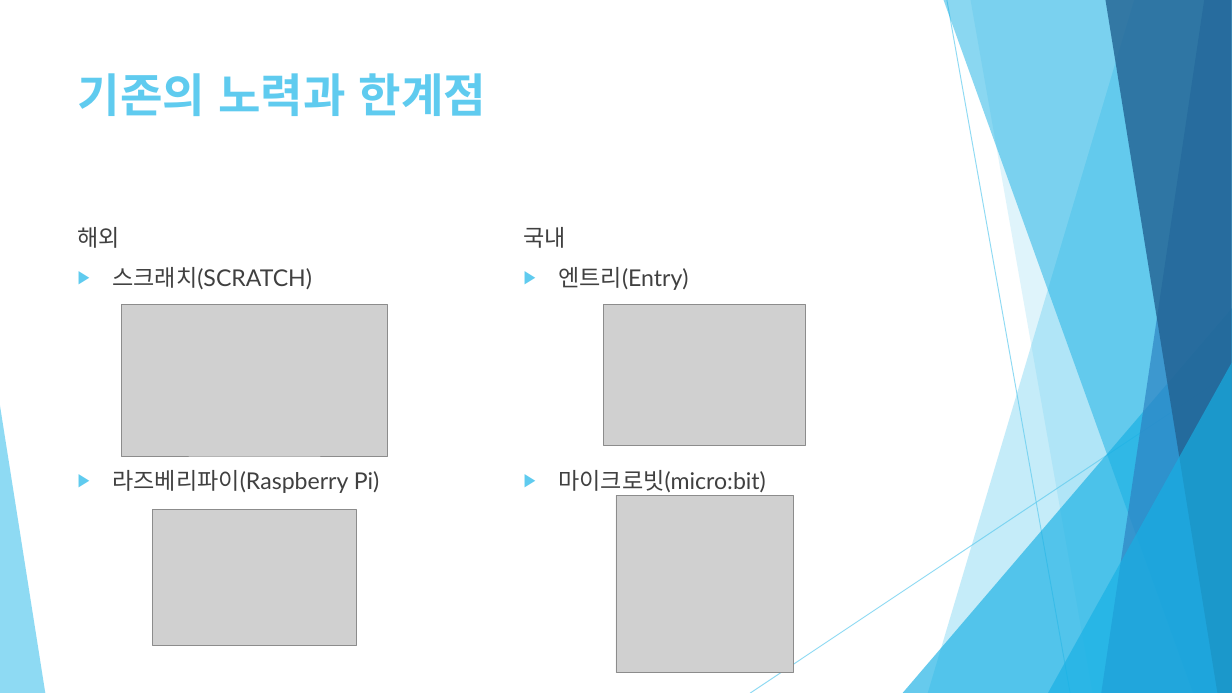
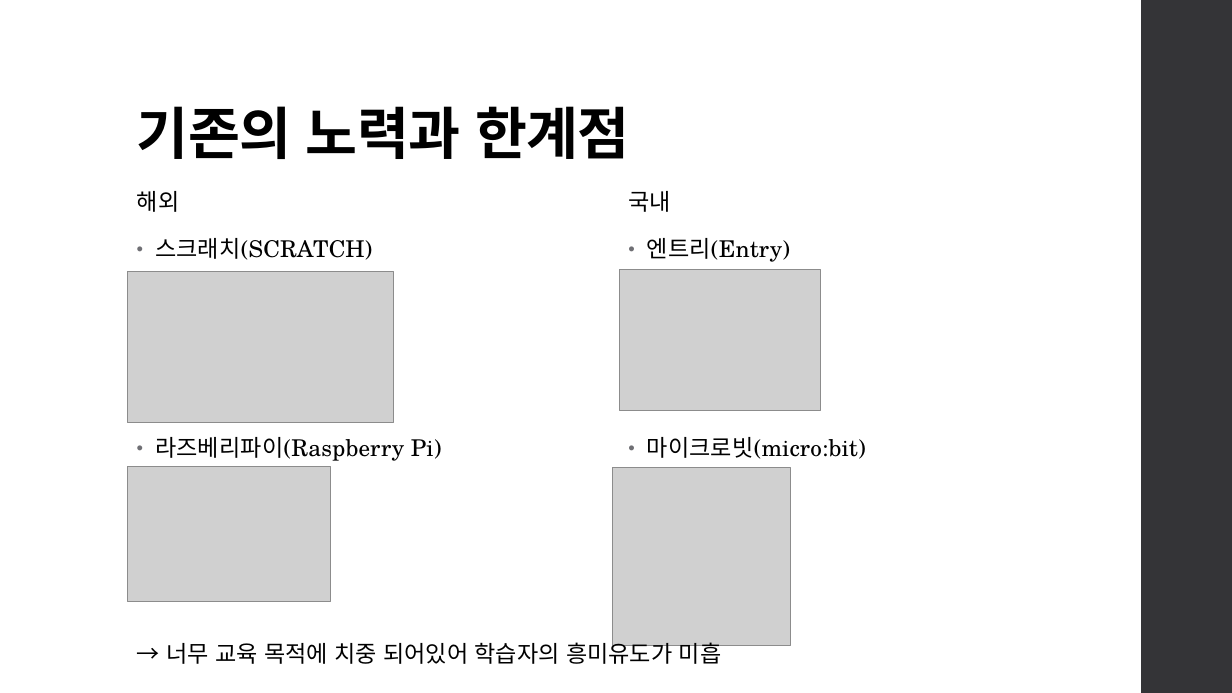
Before and after one commit to healjoo/smallprecious, a slide deck: slide 4 of 코딩교육용 퍼즐게임 제안서.pptx (slide 5 before the commit). Drawn at 1232x693 pixels with LibreOffice and Linux fonts; fonts in the diff are those of the drawing; grey boxes stand for pictures. Boxes give left, top, right and bottom in pixels: in the first picture for what was removed or moved away, otherwise in the second. Text is boxed around its words. In the diff, an @@ line names an element or a change of style, - is before the commit and + after.

```diff
--- a/코딩교육용 퍼즐게임 제안서.pptx
+++ b/코딩교육용 퍼즐게임 제안서.pptx
@@ rectangle added at <box>1141,0,1232,693</box>, fill #353537 @@
@@ title "기존의 노력과 한계점": place and size @@
-title "기존의 노력과 한계점" at <box>78,73,487,116</box>
+title "기존의 노력과 한계점" at <box>137,106,630,159</box>
@@ title "기존의 노력과 한계점" at <box>137,106,630,159</box>: size 36 to 44 pt, font Lato to TeX Gyre Schola, text colour #5FCBEF to #000000, letter spacing 0 to -0.5 pt; line spacing 1 to 0.9; vertical alignment top to bottom @@
@@ text "해외": place and size @@
-text "해외" at <box>78,227,380,493</box>
+text "해외" at <box>137,191,442,461</box>
@@ text "해외" at <box>137,191,442,461</box>: font Lato to TeX Gyre Schola, text colour #404040 to #000000, letter spacing 0 to 0.1 pt; line spacing 1 to 0.95; more space between paragraphs; bullet ▶ to •; bullet colour #5FCBEF to #6F6F74 @@
@@ text "국내" at <box>628,191,866,459</box>: font Lato to TeX Gyre Schola, text colour #404040 to #000000, letter spacing 0 to 0.1 pt; line spacing 1 to 0.95; more space between paragraphs; bullet ▶ to •; bullet colour #5FCBEF to #6F6F74 @@
@@ text "국내": place and size @@
-text "국내" at <box>524,227,766,492</box>
+text "국내" at <box>628,191,866,459</box>
@@ picture: place and size @@
-picture at <box>121,305,387,457</box>
+picture at <box>128,272,394,423</box>
@@ picture: place and size @@
-picture at <box>604,305,806,445</box>
+picture at <box>619,270,821,410</box>
@@ group removed at <box>0,0,1232,693</box>: 5 freeform shapes, 3 triangles, 2 lines @@
@@ picture: place and size @@
-picture at <box>152,510,356,646</box>
+picture at <box>128,467,331,603</box>
@@ picture: place and size @@
-picture at <box>616,495,794,673</box>
+picture at <box>613,468,790,645</box>
@@ text added at <box>166,638,722,667</box>, 18 pt, text #000000 @@
+→ 너무 교육 목적에 치중 되어있어 학습자의 흥미유도가 미흡
```
Also in this commit, not shown: 8 other slides changed, 1 slide added, 2 slides removed, 6 other files.
